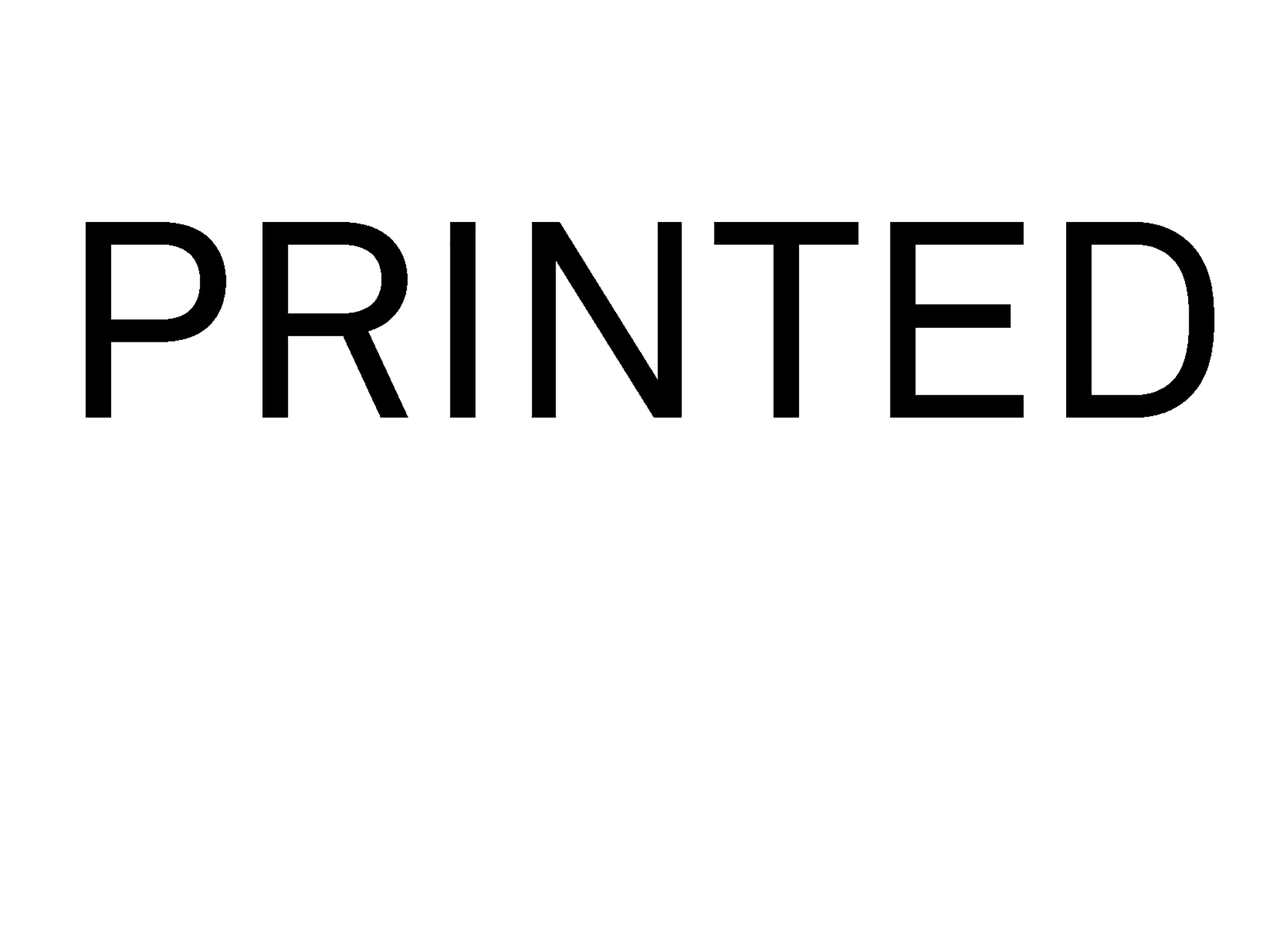
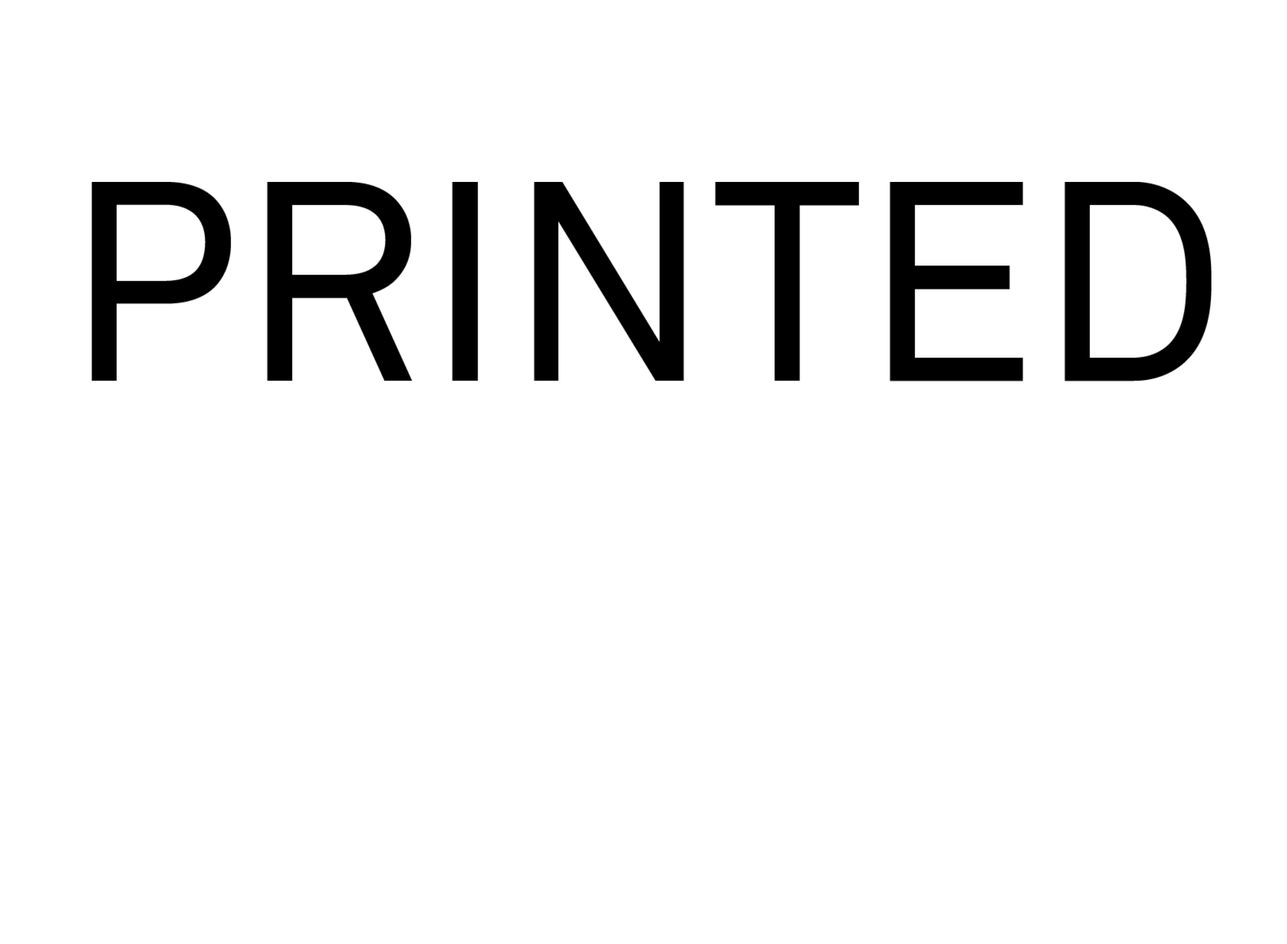
Comparing the layer stacks of the two 1287 × 944 images. Changes:
removed layer "Layer 0" over (85, 181, 1216, 419)
added layer "Layer 4" above "Layer 5" over (91, 181, 1212, 382)
